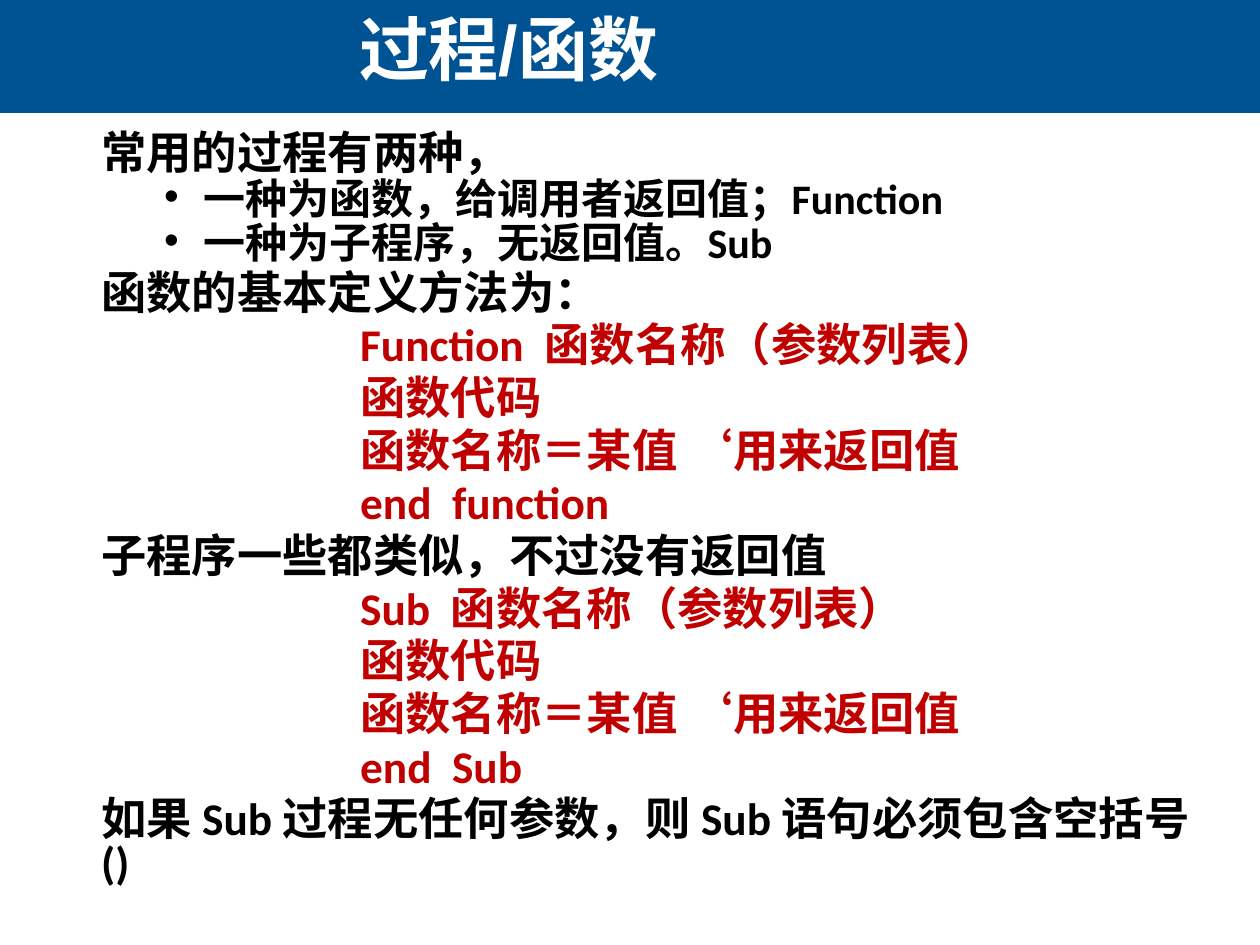
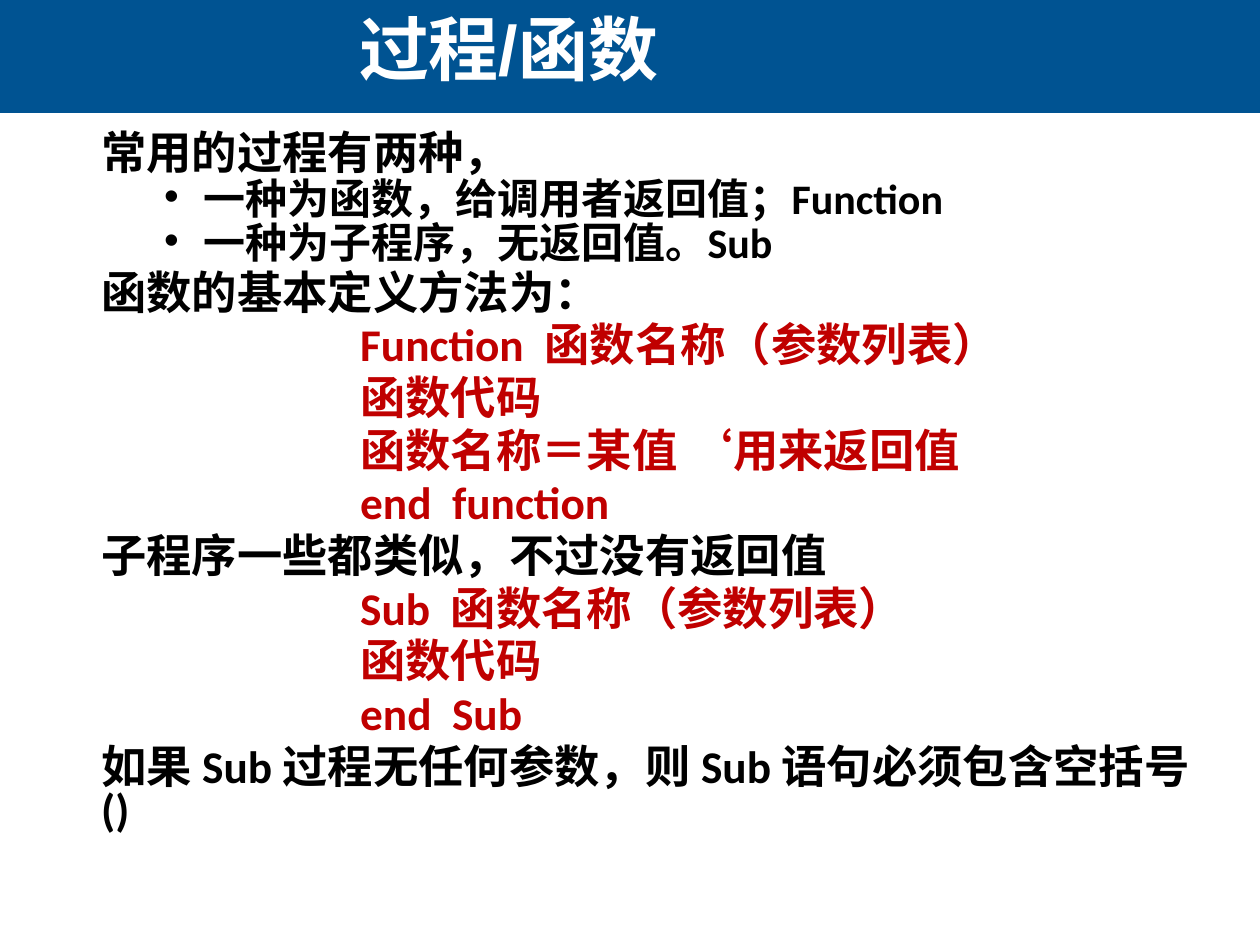
Before and after one commit to edu2act/course-uft, a slide deck: slide 26 of PPT/05 Base of VBS.pptx. Drawn at 1260x945 pixels with LibreOffice and Linux fonts; fonts in the diff are those of the drawing. Boxes give left, top, right and bottom in pixels: in the first picture for what was removed or moved away, otherwise in the second. Text is boxed around its words. In the diff, an @@ line names an element or a change of style, - is before the commit and + after.

```diff
--- a/PPT/05 Base of VBS.pptx
+++ b/PPT/05 Base of VBS.pptx
@@ text at <box>360,691,960,734</box>: paragraph removed @@
-函数名称＝某值 ‘用来返回值
```
Also in this commit, not shown: 1 other slide changed, 5 other files.
